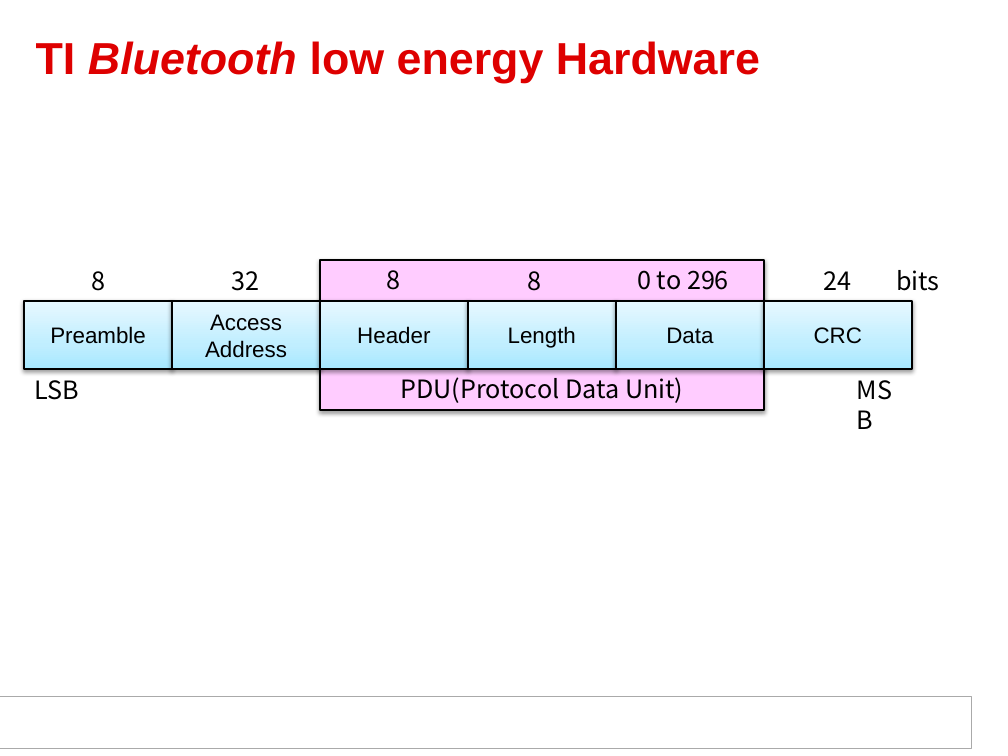
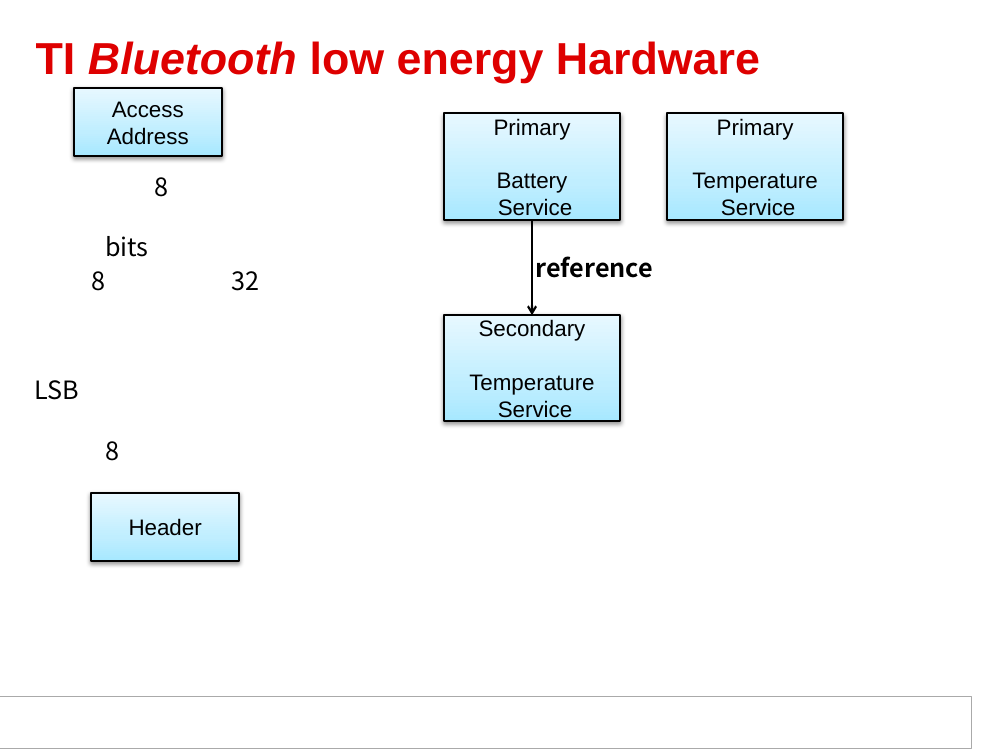
Before and after one commit to victor-zheng/BLE-Hand-Book, a slide deck: slide 5 of 低功耗蓝牙开发权威指南_Modify.pptx. Drawn at 1008x756 pixels with LibreOffice and Linux fonts; fonts in the diff are those of the drawing; background and template pictures are left out. Boxes give left, top, right and bottom in pixels: in the first picture for what was removed or moved away, otherwise in the second. Text is boxed around its words. In the diff, an @@ line names an element or a change of style, - is before the commit and + after.

```diff
--- a/低功耗蓝牙开发权威指南_Modify.pptx
+++ b/低功耗蓝牙开发权威指南_Modify.pptx
@@ rectangle "Access Address": place and size @@
-rectangle "Access Address" at (172,300,321,368)
+rectangle "Access Address" at (74,88,222,155)
@@ rectangle added at (445,114,621,220), fill gradient #A8E9FF to #C1EFFF to #E7F9FF, outline #000000 1.5 pt, 16 pt, text #000000 @@
+Primary
+Battery
+Service
@@ rectangle added at (667,114,844,220), fill gradient #A8E9FF to #C1EFFF to #E7F9FF, outline #000000 1.5 pt, 16 pt, text #000000 @@
+Primary
+Temperature
+Service
@@ text "8": place and size @@
-text "8" at (387,270,401,290)
+text "8" at (154,177,168,197)
@@ text "bits": place and size @@
-text "bits" at (896,270,939,291)
+text "bits" at (105,236,148,257)
@@ arrow added from (532, 220) to (532, 316), #000000 1.5 pt @@
@@ text at (535,256,653,278): text changed; bold on @@
-0 to 296
+reference
@@ rectangle added at (445,316,621,421), fill gradient #A8E9FF to #C1EFFF to #E7F9FF, outline #000000 1.5 pt, 16 pt, text #000000 @@
+Secondary
+Temperature
+Service
@@ group removed at (24,260,912,409): 5 rectangles, 3 texts @@
-Preamble
-Length
-Data
-24
-CRC
-PDU(Protocol Data Unit)
-MSB
@@ text "8": place and size @@
-text "8" at (528,271,542,291)
+text "8" at (105,441,119,461)
@@ rectangle "Header": place and size @@
-rectangle "Header" at (320,300,468,368)
+rectangle "Header" at (92,493,240,560)
```
Also in this commit, not shown: 5 other slides changed, 1 slide added, 3 other files.
